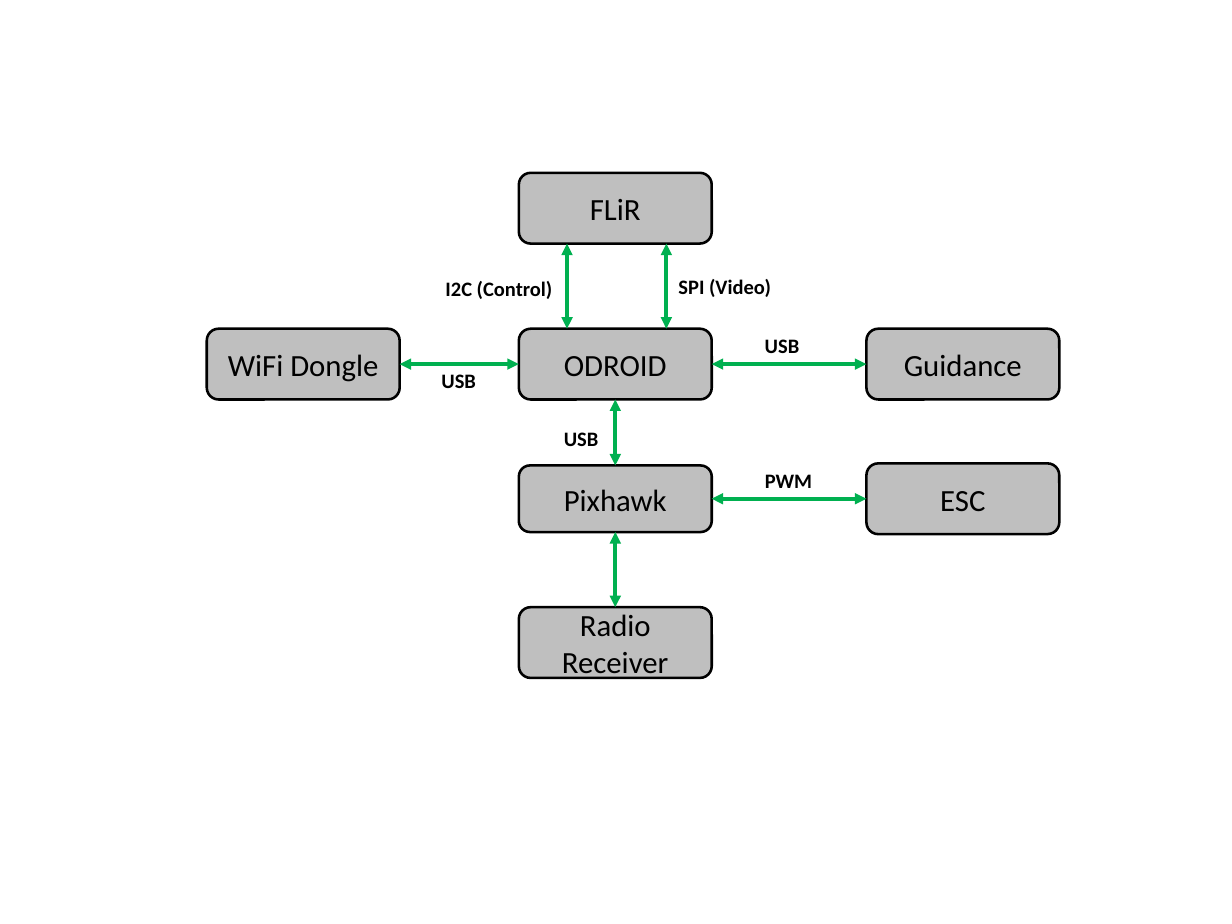
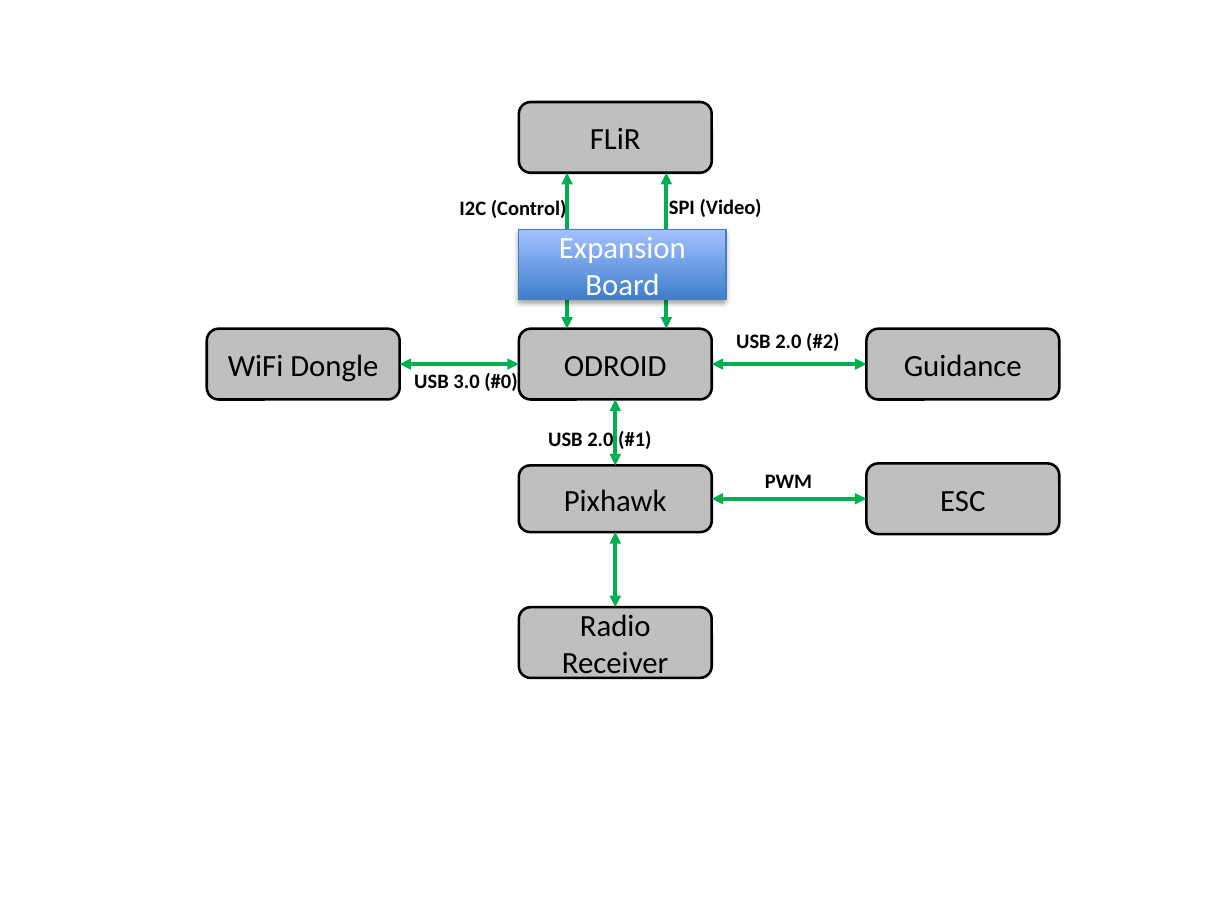
Before and after one commit to dtbinh/FlyNet, a slide deck: slide 3 of Presentations/frew_approved_block_diagrams.pptx. Drawn at 1232x924 pixels with LibreOffice and Linux fonts; fonts in the diff are those of the drawing. Boxes give left, top, right and bottom in pixels: in the first picture for what was removed or moved away, otherwise in the second. Text is boxed around its words. In the diff, an @@ line names an element or a change of style, - is before the commit and + after.

Commit message:
updated FBD

```diff
--- a/Presentations/frew_approved_block_diagrams.pptx
+++ b/Presentations/frew_approved_block_diagrams.pptx
@@ rounded rectangle "FLiR" moved from (x1=519, y1=172, x2=712, y2=243) to (x1=519, y1=102, x2=712, y2=172) @@
@@ double arrow moved from (567, 329) - (567, 244) to (567, 329) - (567, 172) @@
@@ double arrow moved from (667, 329) - (667, 244) to (667, 329) - (667, 172) @@
@@ text "I2C (Control)" rewrapped from (x1=445, y1=281, x2=553, y2=299) to (x1=459, y1=198, x2=567, y2=221) @@
@@ text "SPI (Video)" moved from (x1=678, y1=279, x2=771, y2=297) to (x1=669, y1=199, x2=762, y2=217) @@
@@ rectangle added at (x1=519, y1=229, x2=726, y2=299), fill gradient #3F80CE to #A4C4FF, outline #4B7EBC 0.75 pt, 18 pt, text #FFFFFF @@
+Expansion Board
@@ text at (x1=736, y1=333, x2=839, y2=351): text changed @@
-USB
+USB 2.0 (#2)
@@ text at (x1=414, y1=373, x2=517, y2=391): text changed @@
-USB
+USB 3.0 (#0)
@@ text at (x1=548, y1=431, x2=651, y2=449): text changed @@
-USB
+USB 2.0 (#1)
```
Also in this commit, not shown: 1 slide added.
